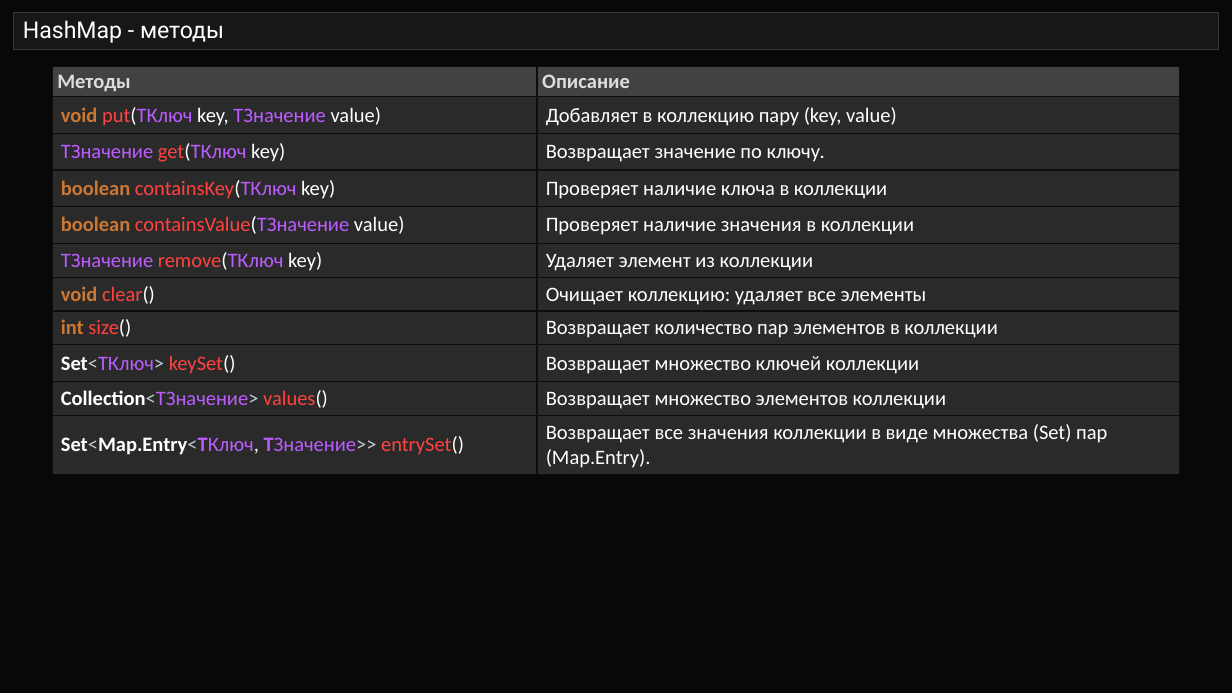
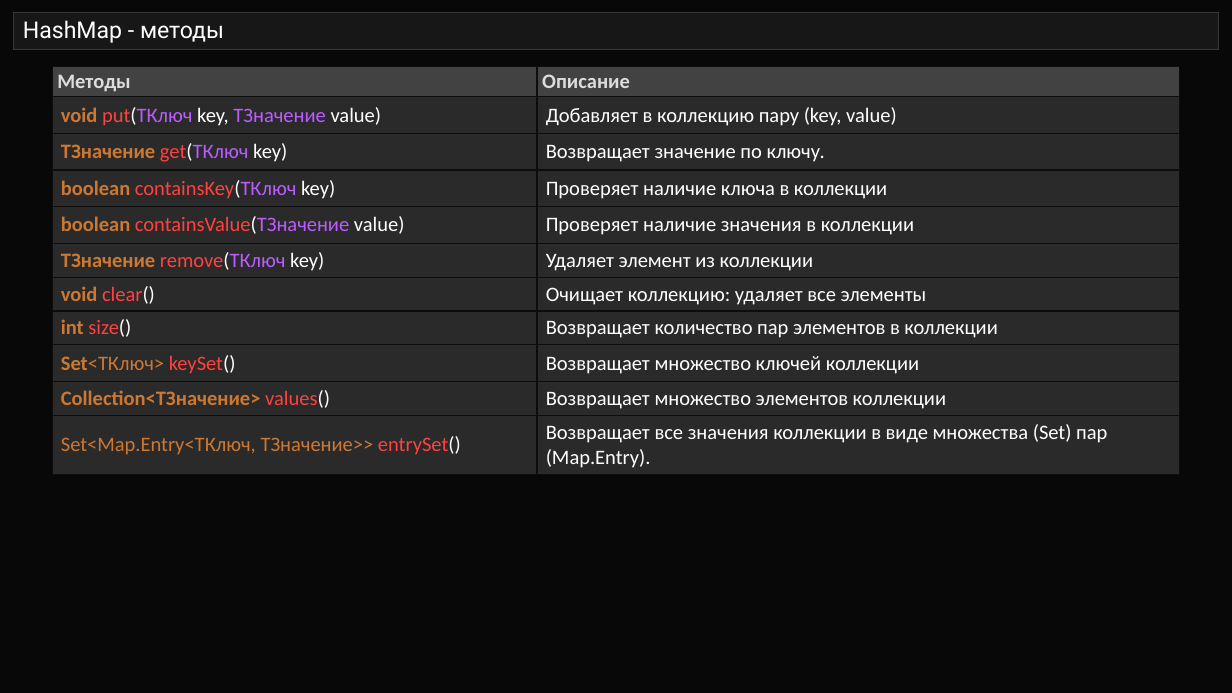
Before and after one commit to semusv/SIB_collect, a slide deck: slide 25 of Коллекции_v4.pptx (slide 30 before the commit). Drawn at 1232x693 pixels with LibreOffice and Linux fonts; fonts in the diff are those of the drawing. Boxes give left, top, right and bottom in pixels: in the first picture for what was removed or moved away, otherwise in the second. Text is boxed around its words. In the diff, an @@ line names an element or a change of style, - is before the commit and + after.

```diff
--- a/Коллекции_v4.pptx
+++ b/Коллекции_v4.pptx
@@ table at (52,67,1180,472) @@
@@ text colour #BC5CFF to #CC7832 in "ТЗначение", "ТЗначение", "Set<ТКлюч>", "Collection<ТЗначение>" and 1 more places @@
@@ bold on in "ТЗначение", "ТЗначение", "Collection<ТЗначение>" @@
@@ text colour #FFFFFF to #CC7832 in "Set<ТКлюч>", "Collection<ТЗначение>", "Set<Map.Entry<TКлюч," @@
@@ text colour #C3CBD2 to #CC7832 in "Set<ТКлюч>", "Collection<ТЗначение>", "Set<Map.Entry<TКлюч, TЗначение>>" @@
@@ bold off in "Set<Map.Entry<TКлюч, TЗначение>>" @@
```
Also in this commit, not shown: 2 other slides changed, 4 slides removed, 6 other files.
